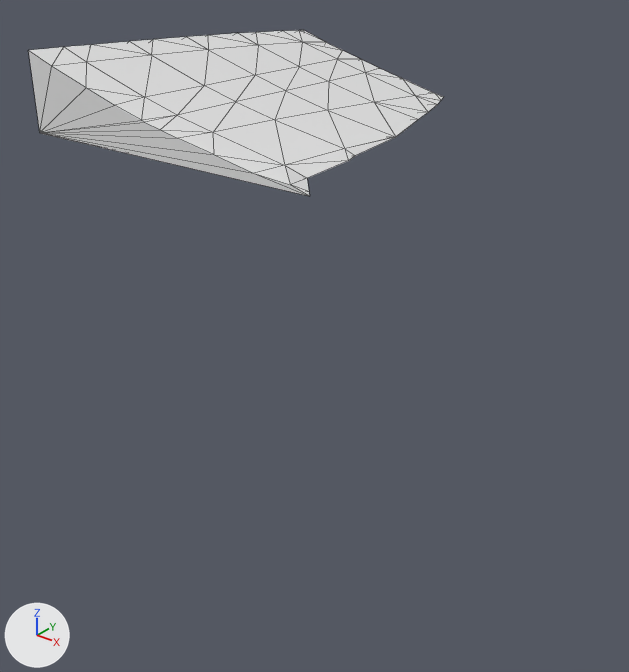
A saved change to the glTF model assets/terrain/surface_pieces/surf_4_29.glb.
The view is the same before and after, from a 50 mm lens placed at (-80.89, -46.12, -27.63), pointed at (-87.47, -37.91, -32.72). Every picture has the same lights, and +X, +Y and +Z are marked at lower left. The older version comes first. Mesh edges are drawn as thin lines. Where no turn or scale is listed for an object, it has been applied to the vertices.

The first picture shows 'geometry_0'.
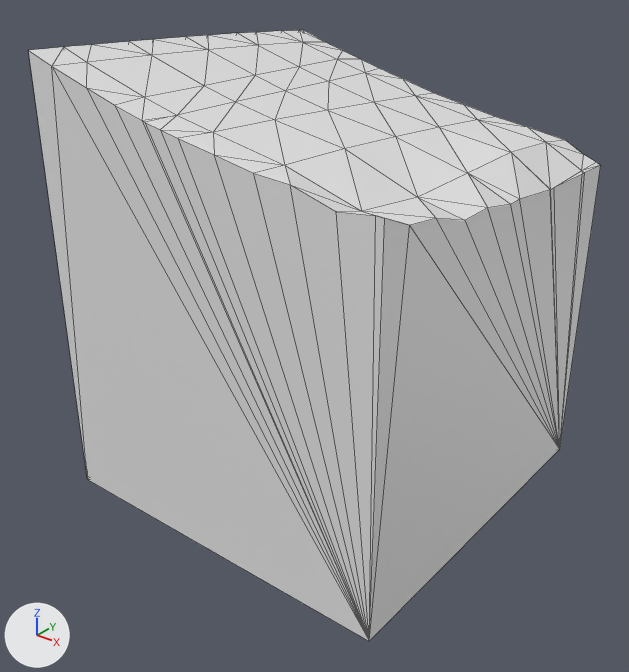
What differs and where, as boxes (x1, y1, x2, y2) in the pictures (629 x 672 px):
'geometry_0', reshaped (38% wider, 266% taller)
    before: (28, 30, 443, 196)
    after: (28, 30, 601, 641)
part 1 of me_geometry_0, built on
    before: (38, 65, 443, 196)
    after: (38, 65, 601, 641)

Edits to the bpy script that builds the scene:
```text
Change me_geometry_0:
    used by ob_geometry_0; location = (0.0, 0.0, 0.0)
    remove me_geometry_0.from_pydata(...)  # 66 vertices, 128 faces; spans x -90.0..-85.85, y -40.0..-35.0, z -30.0..-29.05
    add me_geometry_0.from_pydata(...)  # 84 vertices, 164 faces; spans x -90.0..-85.0, y -40.0..-35.0, z -35.0..-29.05
    me_geometry_0 part 1
    13 vertices are removed from x -90.0..-85.85, y -40.0..-35.0, z -30.0
    62 faces are deleted
    2 vertices move from x -87.32..-85.94, y -39.89..-35.24, z -30.0 to x -87.09..-85.54, y -40.0..-35.0, z -30.09..-30.07
    31 vertices are added at x -90.0..-85.0, y -40.0..-35.0, z -35.0..-30.04
    98 new faces join them
```
